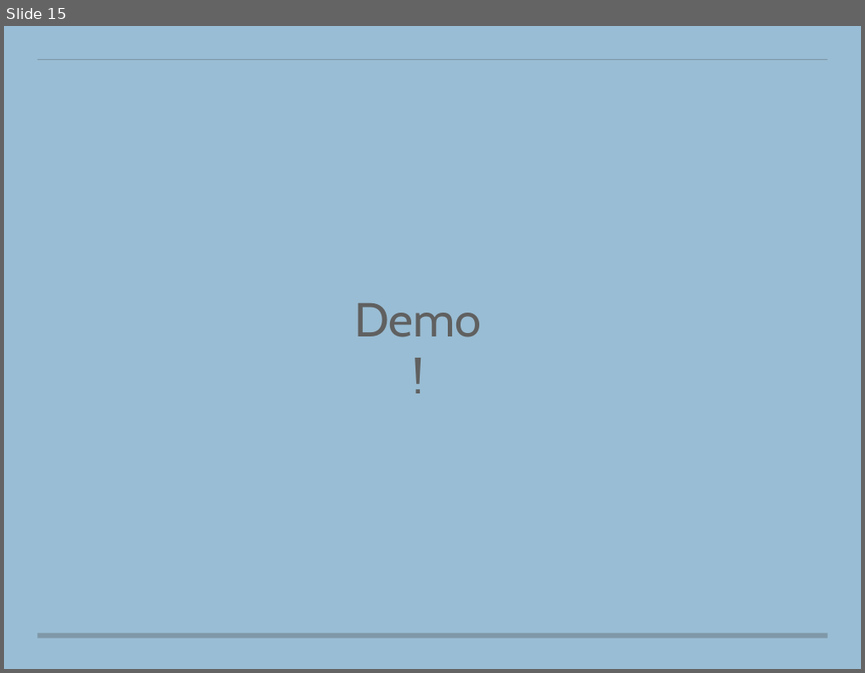
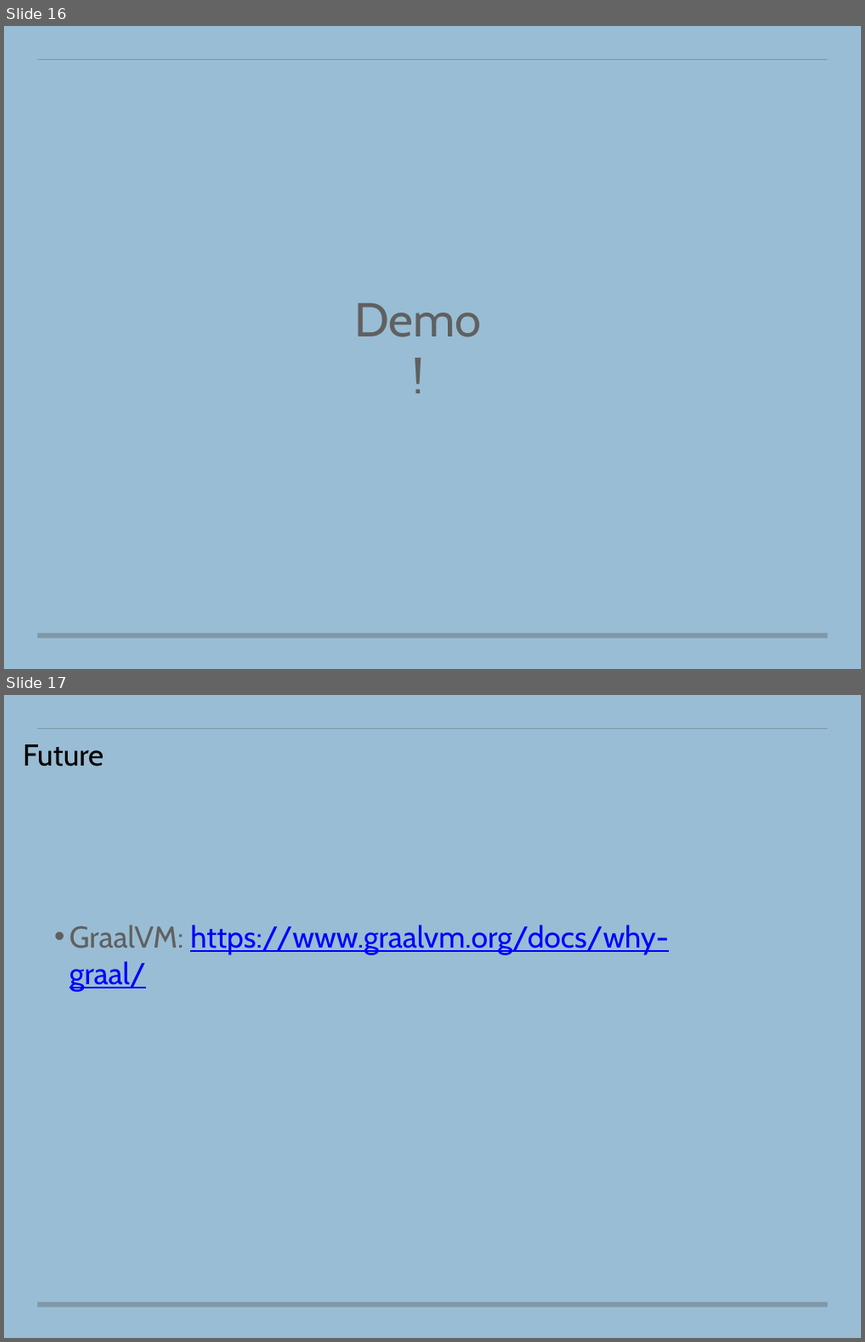
Before and after one commit to ankur4u007/keynotes, a slide deck: blrkotlin-1-8-2020/blrkotlin-1-8-2020.pptx. Shown one above the other, each under a label of ours: slide 15 before the commit, slides 16 and 17 after it. The pictures are 865x673 and 865x1342 pixels, drawn with LibreOffice and Linux fonts; fonts in the diff are those of the drawing. Boxes give left, top, right and bottom in pixels: in the first picture for what was removed or moved away, otherwise in the second. Text is boxed around its words. In the diff, an @@ line names an element or a change of style, - is before the commit and + after.

```diff
--- a/blrkotlin-1-8-2020/blrkotlin-1-8-2020.pptx
+++ b/blrkotlin-1-8-2020/blrkotlin-1-8-2020.pptx
@@ slide 17 added at (4,695,861,1338), background #99BDD4; not listed: 2 template elements that a slide beside it also shows @@
@@ text added at (23,744,103,766), 36 pt, text #000000 @@
+Future
@@ text added at (69,925,668,991), 36 pt, text #0000FF, underline @@
+• GraalVM: https://www.graalvm.org/docs/why-graal/
@@ what was slide 15 is now slide 16 @@
```
Also in this commit, not shown: 3 slides changed, 2 other slides added, 1 slide removed.
